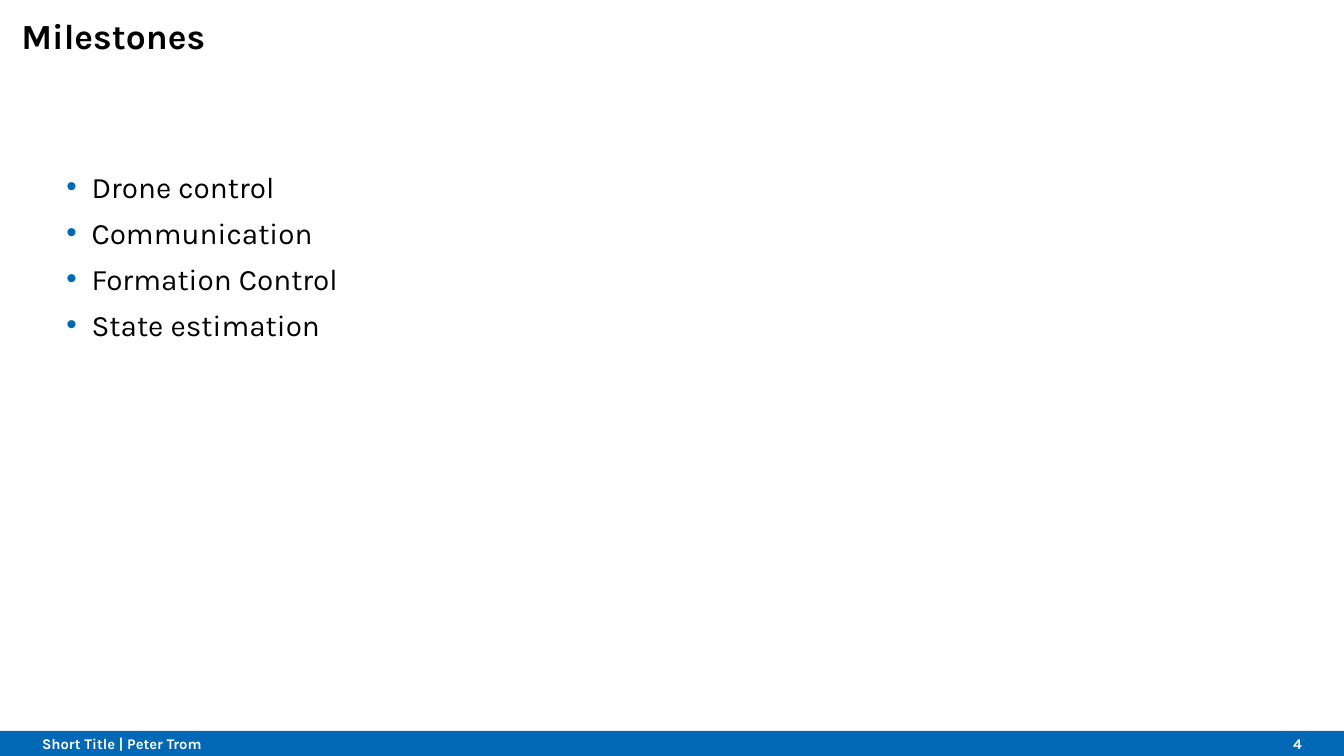
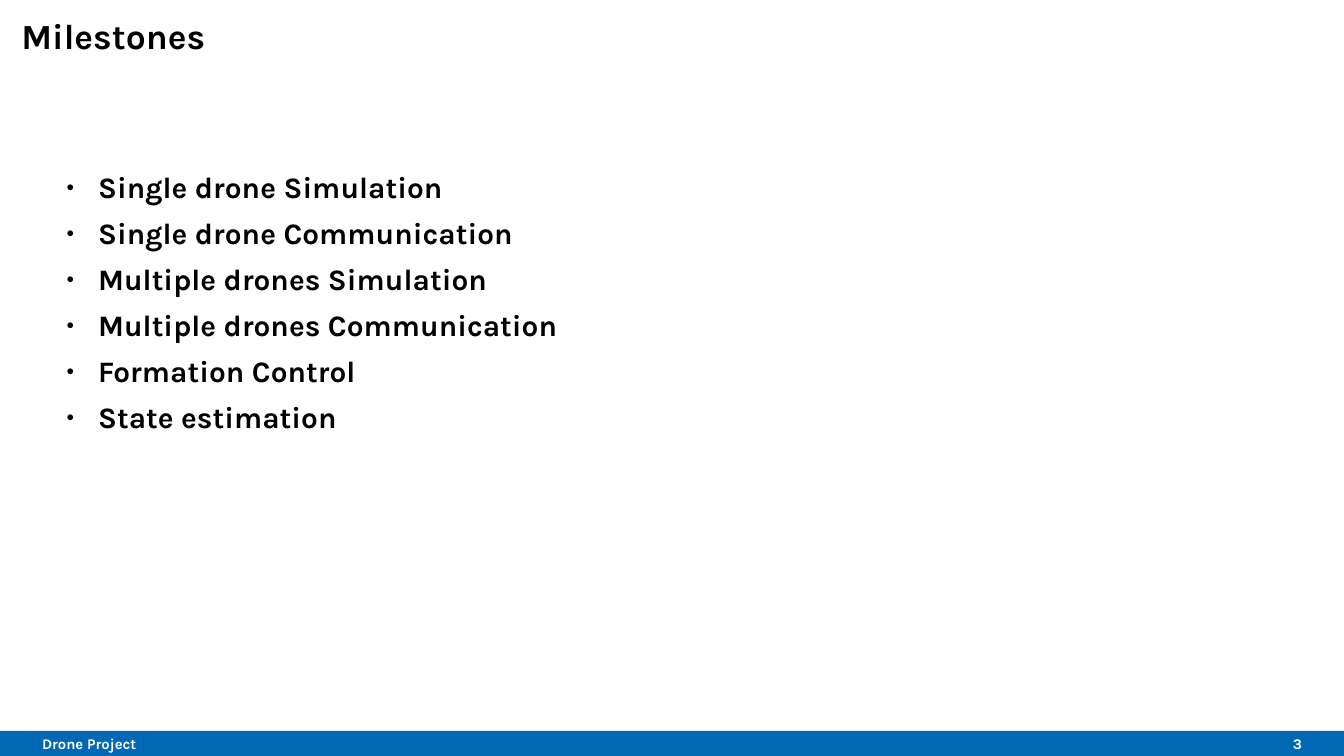
Before and after one commit to Belvin7/Drone_Project_personal-, a slide deck: slide 3 of AMS_Intermediate_Presentation.odp (slide 4 before the commit). Drawn at 1344x756 pixels with LibreOffice and Linux fonts; fonts in the diff are those of the drawing; background and template pictures are left out. Boxes give left, top, right and bottom in pixels: in the first picture for what was removed or moved away, otherwise in the second. Text is boxed around its words. In the diff, an @@ line names an element or a change of style, - is before the commit and + after.

```diff
--- a/AMS_Intermediate_Presentation.odp
+++ b/AMS_Intermediate_Presentation.odp
@@ text at bbox=[98, 177, 557, 343]: text changed; bold on @@
-• Drone control
-• Communication
+● Single drone Simulation
+● Single drone Communication
+● Multiple drones Simulation
+● Multiple drones Communication
@@ text at bbox=[98, 361, 355, 429]: bold on in "Formation Control", "State estimation"; bullet • to ●; bullet colour #0068B4 to #000000 @@
@@ text at bbox=[42, 738, 136, 753]: text changed @@
-Short Title | Peter Trom
+Drone Project
@@ page number at bbox=[1293, 739, 1302, 750]: text changed @@
-4
+3
```
Also in this commit, not shown: 3 other slides changed, 9 slides added, 2 slides removed, 1 other file.
